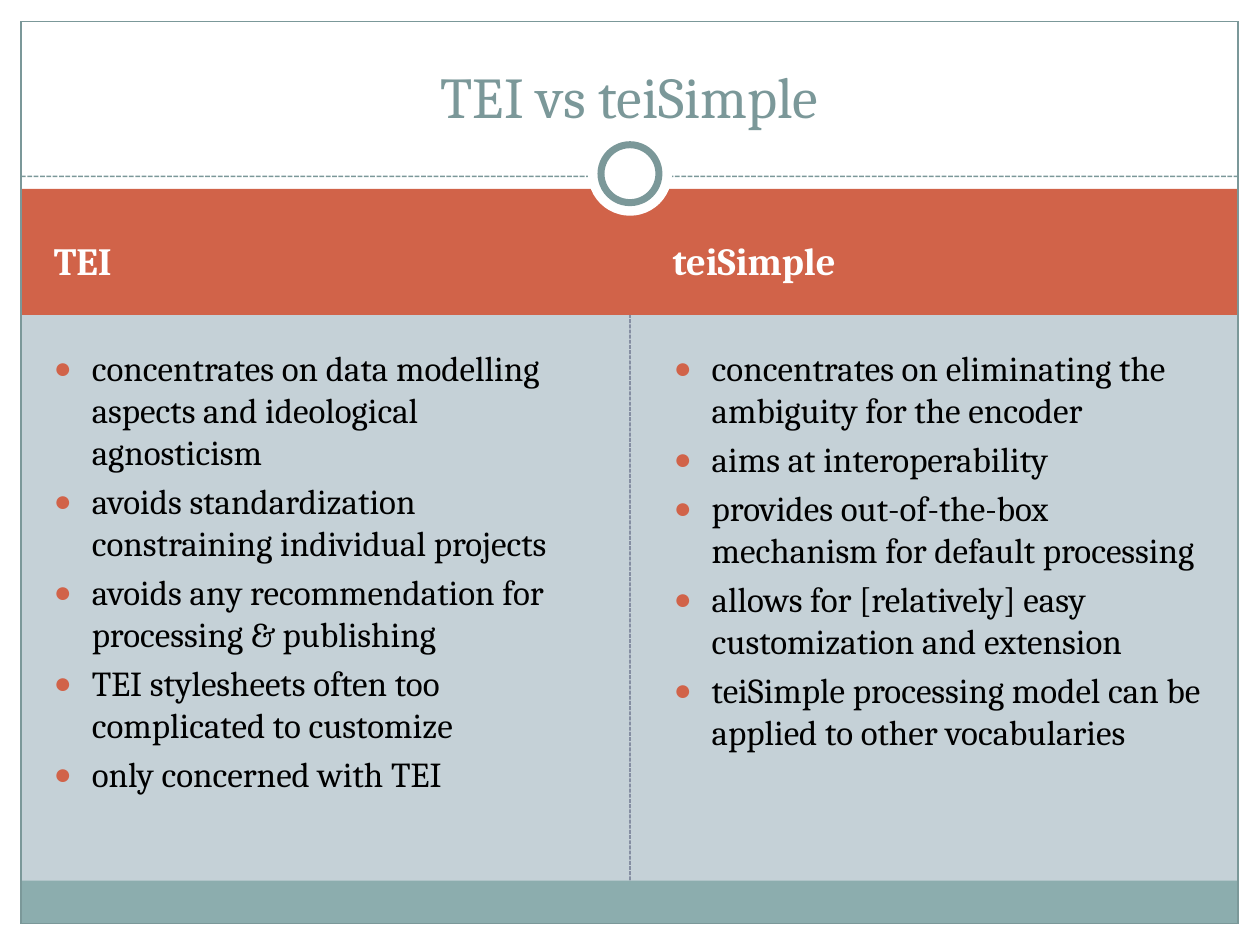
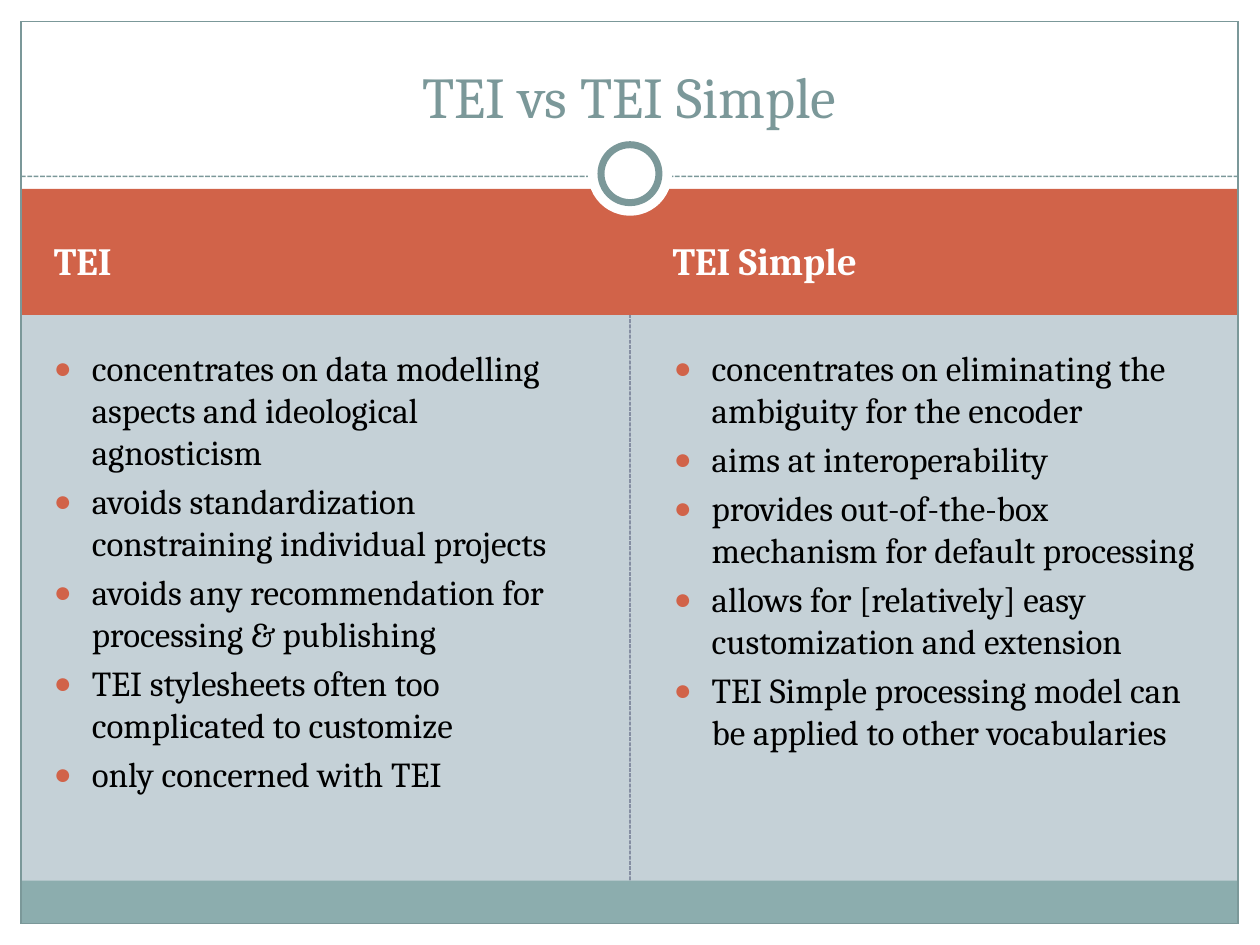
Before and after one commit to TEIC/TEI-Simple, a slide deck: slide 2 of advisory/oxford/teiSimple.pptx. Drawn at 1260x945 pixels with LibreOffice and Linux fonts; fonts in the diff are those of the drawing. Boxes give left, top, right and bottom in pixels: in the first picture for what was removed or moved away, otherwise in the second. Text is boxed around its words. In the diff, an @@ line names an element or a change of style, - is before the commit and + after.

```diff
--- a/advisory/oxford/teiSimple.pptx
+++ b/advisory/oxford/teiSimple.pptx
@@ title at (x1=423, y1=78, x2=836, y2=130): text changed @@
-TEI vs teiSimple
+TEI vs TEI Simple
@@ text at (x1=673, y1=248, x2=857, y2=283): text changed @@
-teiSimple
+TEI Simple
@@ text at (x1=712, y1=678, x2=1181, y2=753): text changed @@
-● teiSimple processing model can be applied to other vocabularies
+● TEI Simple processing model can be applied to other vocabularies
```
Also in this commit, not shown: 8 other slides changed.
